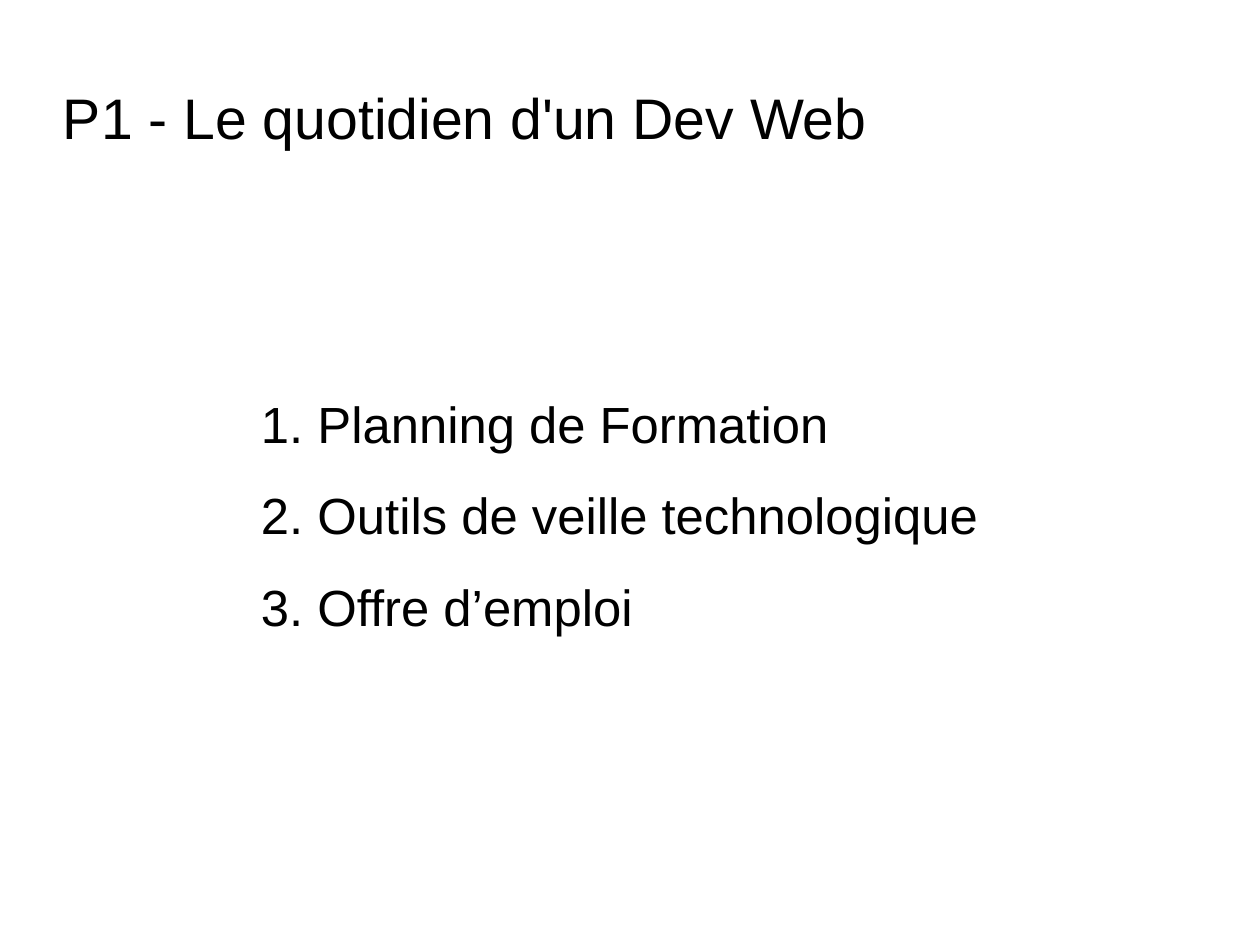
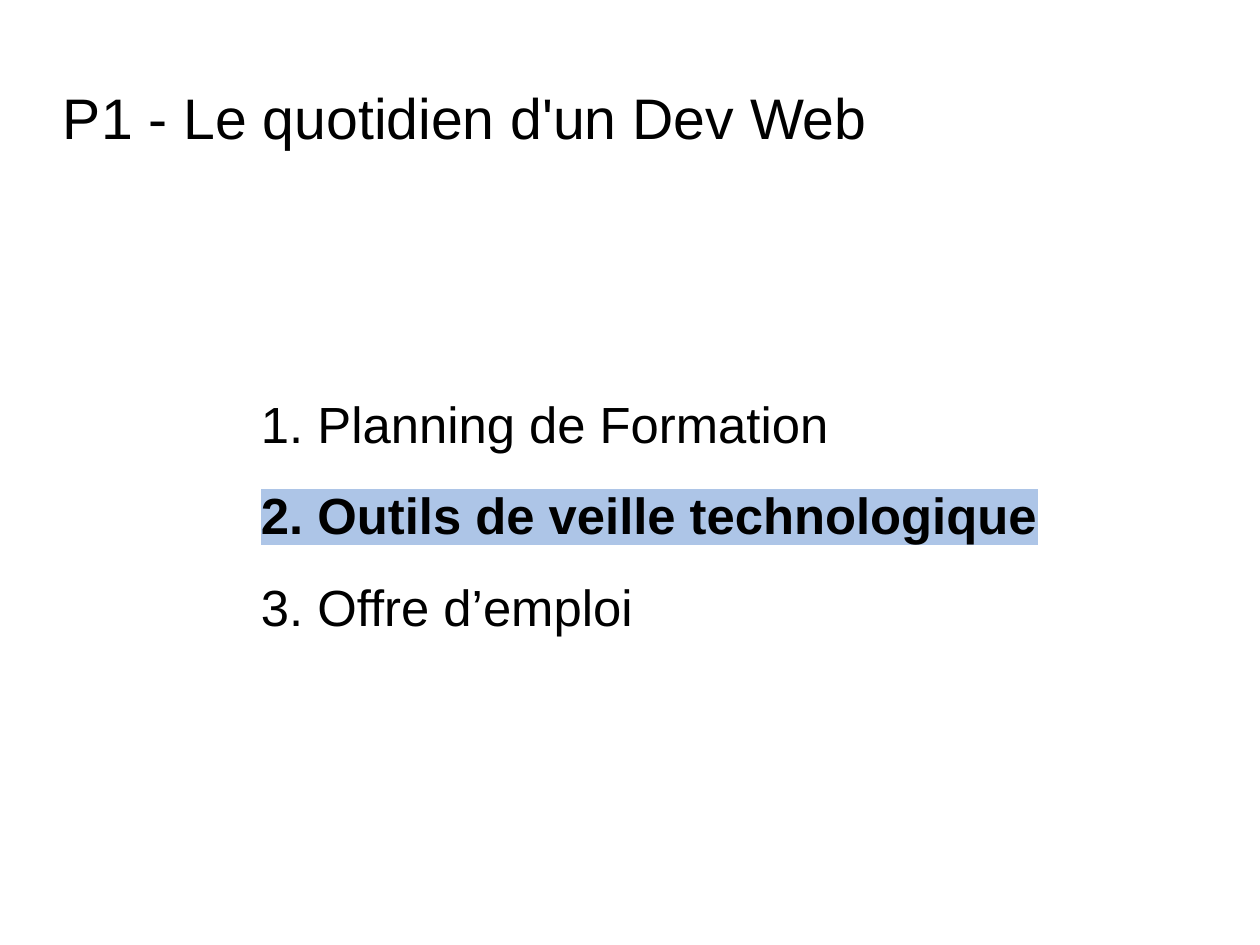
Before and after one commit to RomainSire/OC-P1-Quotidien-Dev-Web, a slide deck: slide 7 of P1_00_Présentation.odp (slide 13 before the commit). Drawn at 1260x945 pixels with LibreOffice and Linux fonts; fonts in the diff are those of the drawing; background and template pictures are left out. Boxes give left, top, right and bottom in pixels: in the first picture for what was removed or moved away, otherwise in the second. Text is boxed around its words. In the diff, an @@ line names an element or a change of style, - is before the commit and + after.

```diff
--- a/P1_00_Présentation.odp
+++ b/P1_00_Présentation.odp
@@ subtitle at bbox=[317, 497, 1037, 545]: highlight none to #ADC5E7, bold on in "Outils de veille technologique" @@
```
Also in this commit, not shown: 8 other slides changed, 1 slide added.
